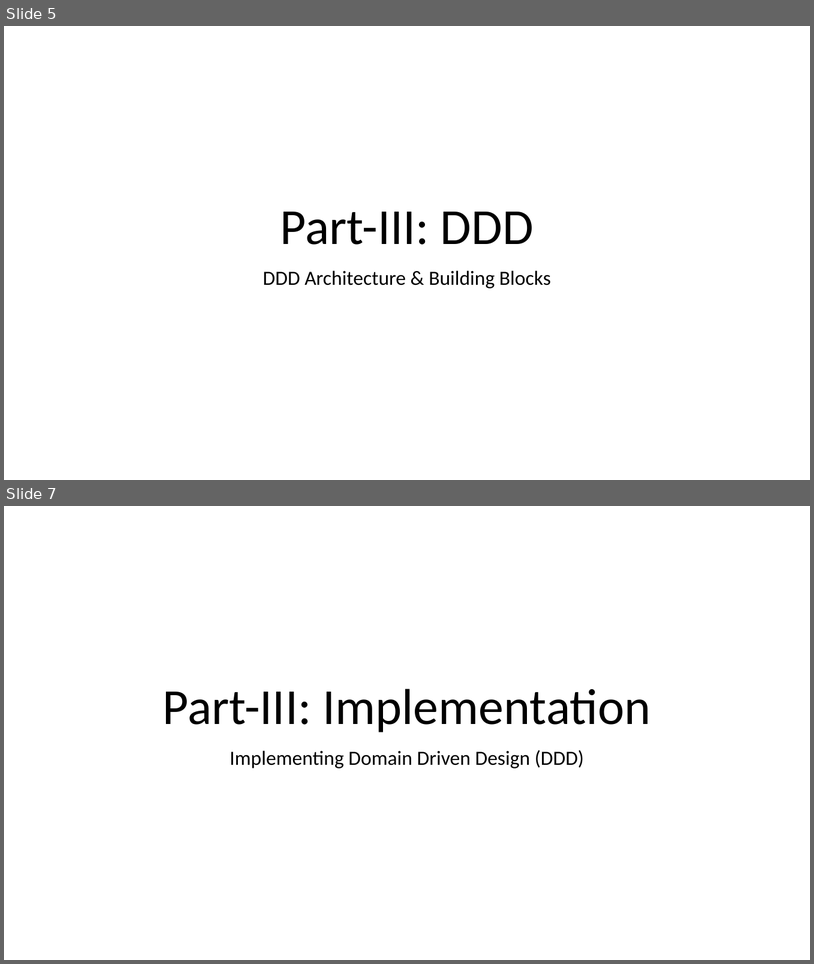
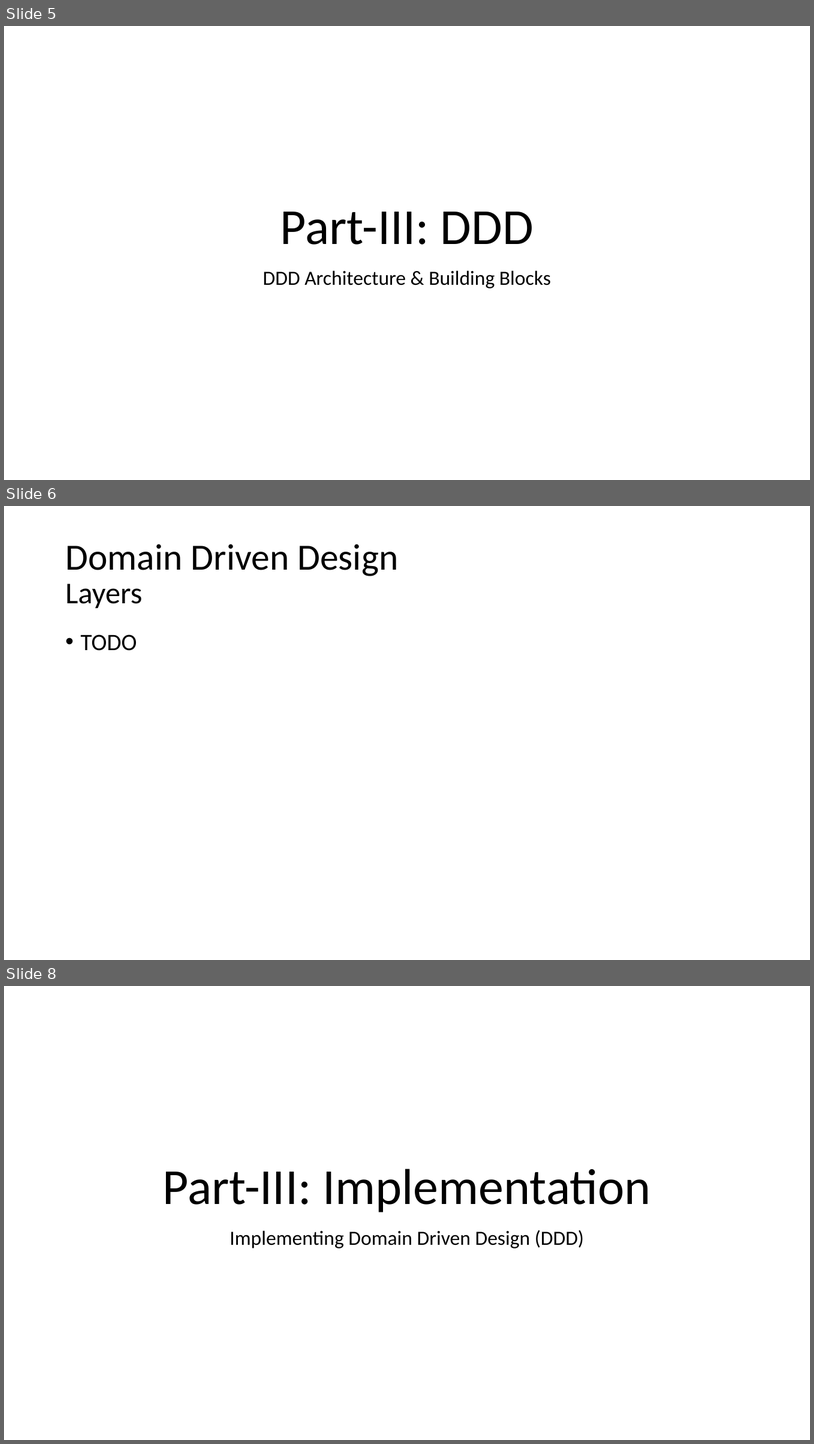
Before and after one commit to hikalkan/presentations, a slide deck: 2019-XX-XX Implementing DDD/Presentation.pptx. Shown one above the other, each under a label of ours: slides 5 and 7 before the commit, slides 5, 6 and 8 after it; the slides between them are not shown. The pictures are 814x964 and 814x1444 pixels, drawn with LibreOffice and Linux fonts; fonts in the diff are those of the drawing. Boxes give left, top, right and bottom in pixels: in the first picture for what was removed or moved away, otherwise in the second. Text is boxed around its words. In the diff, an @@ line names an element or a change of style, - is before the commit and + after.

```diff
--- a/2019-XX-XX Implementing DDD/Presentation.pptx
+++ b/2019-XX-XX Implementing DDD/Presentation.pptx
@@ slide 6 added at <box>4,506,810,960</box>, background #FFFFFF @@
@@ title added at <box>65,544,398,608</box>, 44 pt, text #000000 @@
+Domain Driven Design
+Layers
@@ text added at <box>81,634,137,651</box>, 28 pt, text #000000 @@
+• TODO
@@ what was slide 7 is now slide 8 @@
```
Also in this commit, not shown: 1 other slide added, 1 slide removed.
